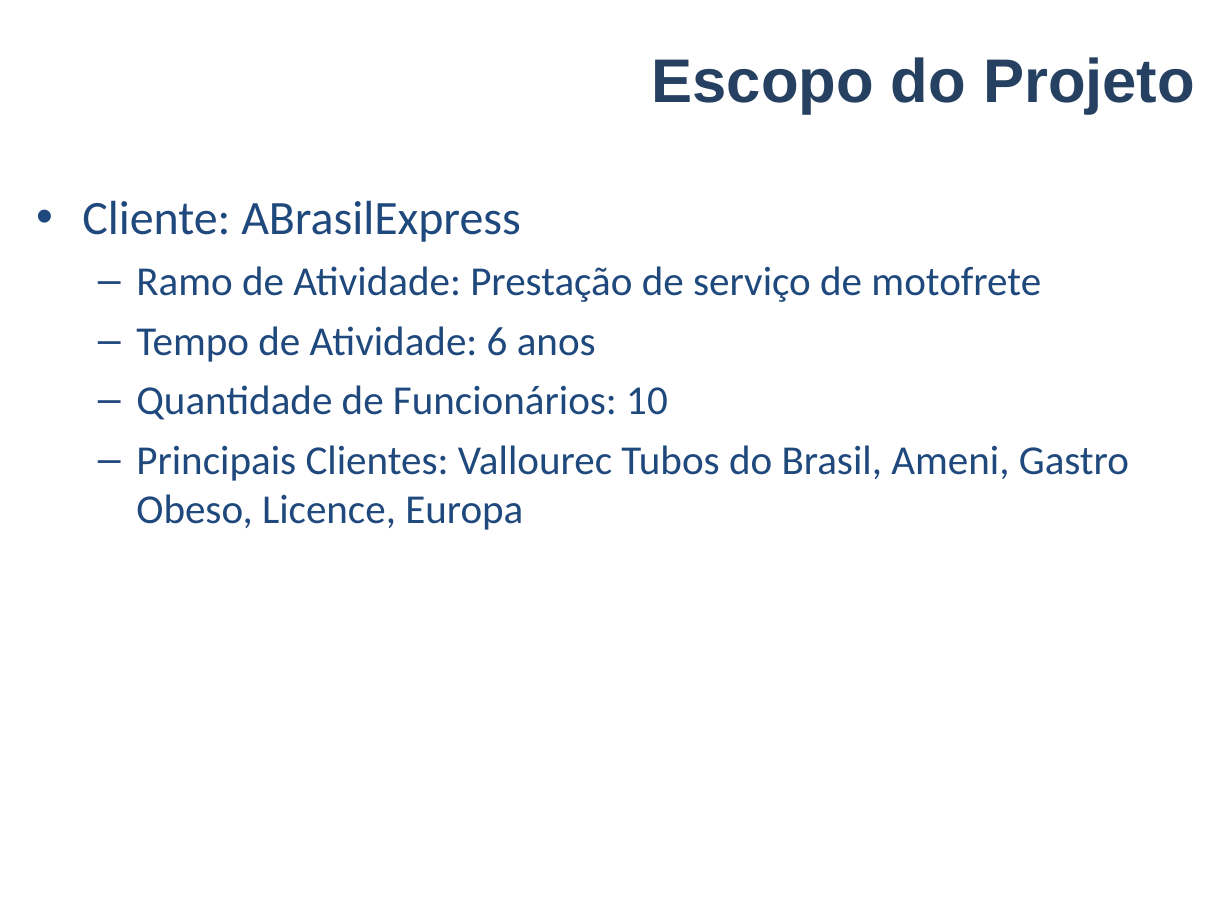
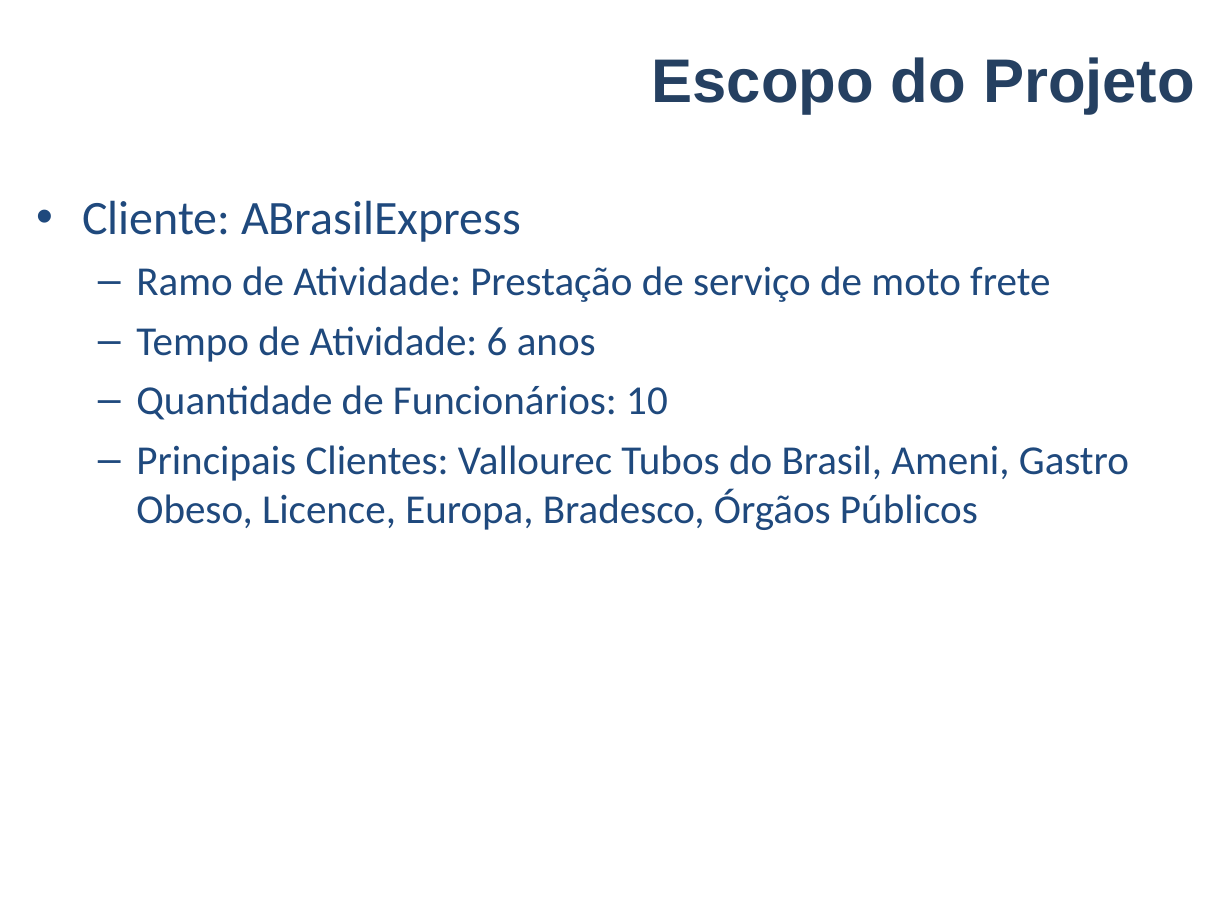
Before and after one commit to smrpuc/pos-fit-es10, a slide deck: slide 3 of Material Aulas/Metodologia de Pesquisa/FIT-TCC-Grupo04.ppt. Drawn at 1232x924 pixels with LibreOffice and Linux fonts; fonts in the diff are those of the drawing; background and template pictures are left out. Boxes give left, top, right and bottom in pixels: in the first picture for what was removed or moved away, otherwise in the second. Text is boxed around its words. In the diff, an @@ line names an element or a change of style, - is before the commit and + after.

```diff
--- a/Material Aulas/Metodologia de Pesquisa/FIT-TCC-Grupo04.ppt
+++ b/Material Aulas/Metodologia de Pesquisa/FIT-TCC-Grupo04.ppt
@@ text at [136, 266, 1050, 302]: spaces changed @@
-  – Ramo de Atividade: Prestação de serviço de motofrete
+  – Ramo de Atividade: Prestação de serviço de moto frete
@@ text at [136, 445, 1129, 530]: text changed @@
-  – Principais Clientes: Vallourec Tubos do Brasil, Ameni, Gastro Obeso, Licence, Europa
+  – Principais Clientes: Vallourec Tubos do Brasil, Ameni, Gastro Obeso, Licence, Europa, Bradesco, Órgãos Públicos
```
Also in this commit, not shown: 5 other slides changed.
